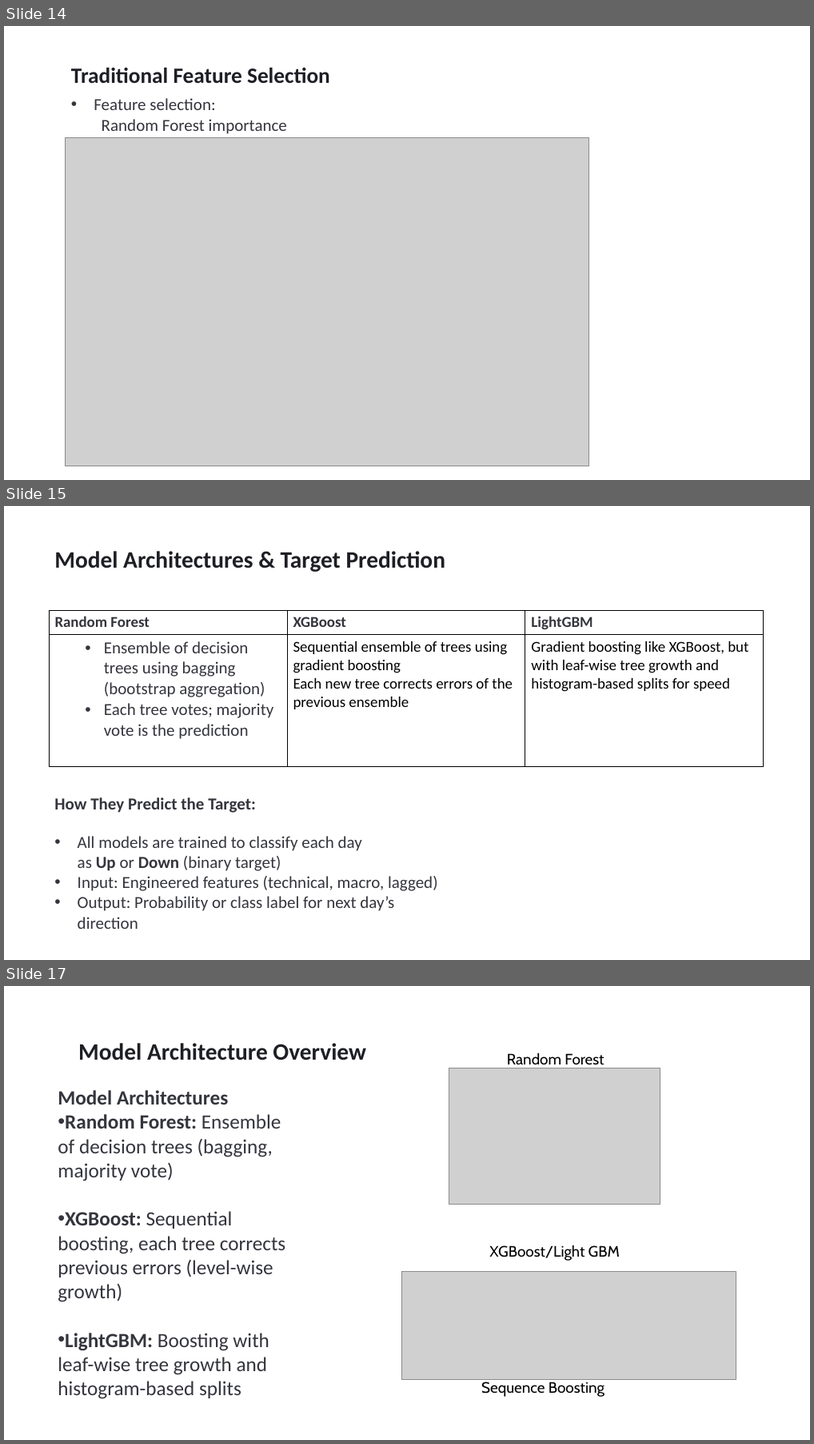
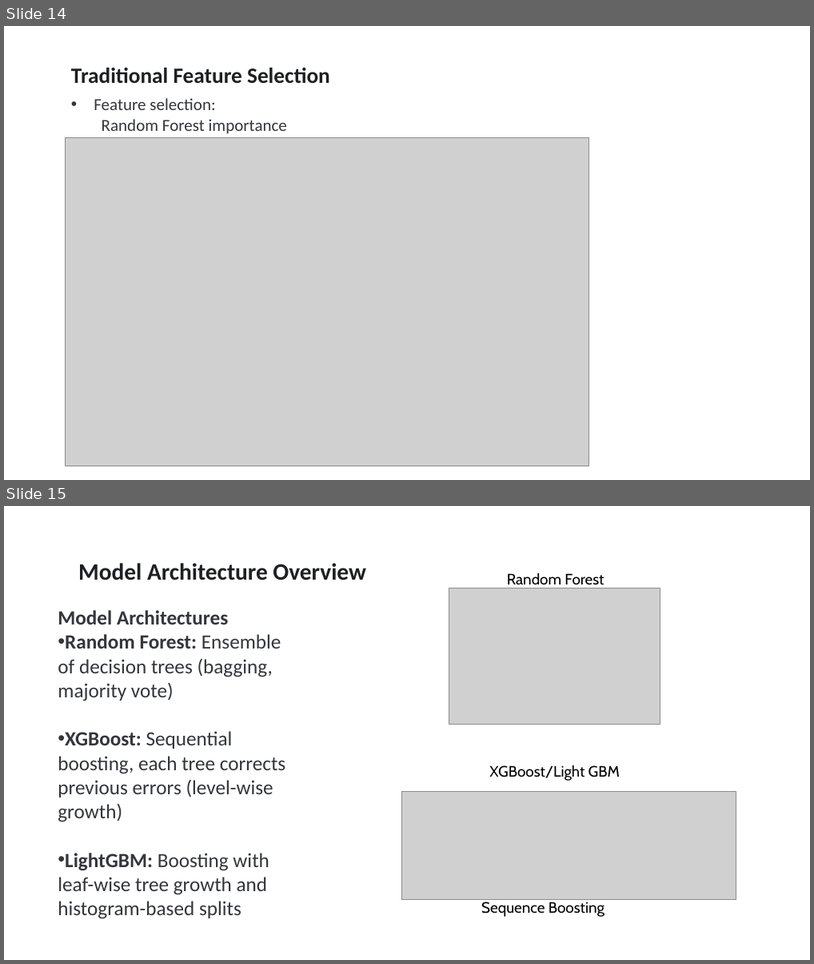
Before and after one commit to sjohny-uh/Causal_Inference_Project, a slide deck: Presentation/Causal_Inference_Presentation.pptx. Shown one above the other, each under a label of ours: slides 14, 15 and 17 before the commit, slides 14 and 15 after it; the slides between them are not shown. The pictures are 814x1444 and 814x964 pixels, drawn with LibreOffice and Linux fonts; fonts in the diff are those of the drawing; grey boxes stand for pictures. Boxes give left, top, right and bottom in pixels: in the first picture for what was removed or moved away, otherwise in the second. Text is boxed around its words. In the diff, an @@ line names an element or a change of style, - is before the commit and + after.

```diff
--- a/Presentation/Causal_Inference_Presentation.pptx
+++ b/Presentation/Causal_Inference_Presentation.pptx
@@ slide 15 removed at <box>4,506,810,960</box>, background #FFFFFF @@
@@ text removed at <box>54,551,446,572</box> @@
-Model Architectures & Target Prediction
@@ table removed at <box>49,610,764,767</box>, 2 rows, 3 columns @@
-Random Forest | XGBoost | LightGBM
-Ensemble of decision trees using bagging (bootstrap aggregation) / Each tree votes; majority vote is the prediction | Sequential ensemble of trees using gradient boosting / Each new tree corrects errors of the previous ensemble | Gradient boosting like XGBoost, but with leaf-wise tree growth and histogram-based splits for speed
@@ text removed at <box>54,797,438,928</box> @@
-How They Predict the Target:
-• All models are trained to classify each day as Up or Down (binary target)
-• Input: Engineered features (technical, macro, lagged)
-• Output: Probability or class label for next day’s direction
@@ what was slide 17 is now slide 15 @@
```
Also in this commit, not shown: 4 slides changed, 2 other files.
